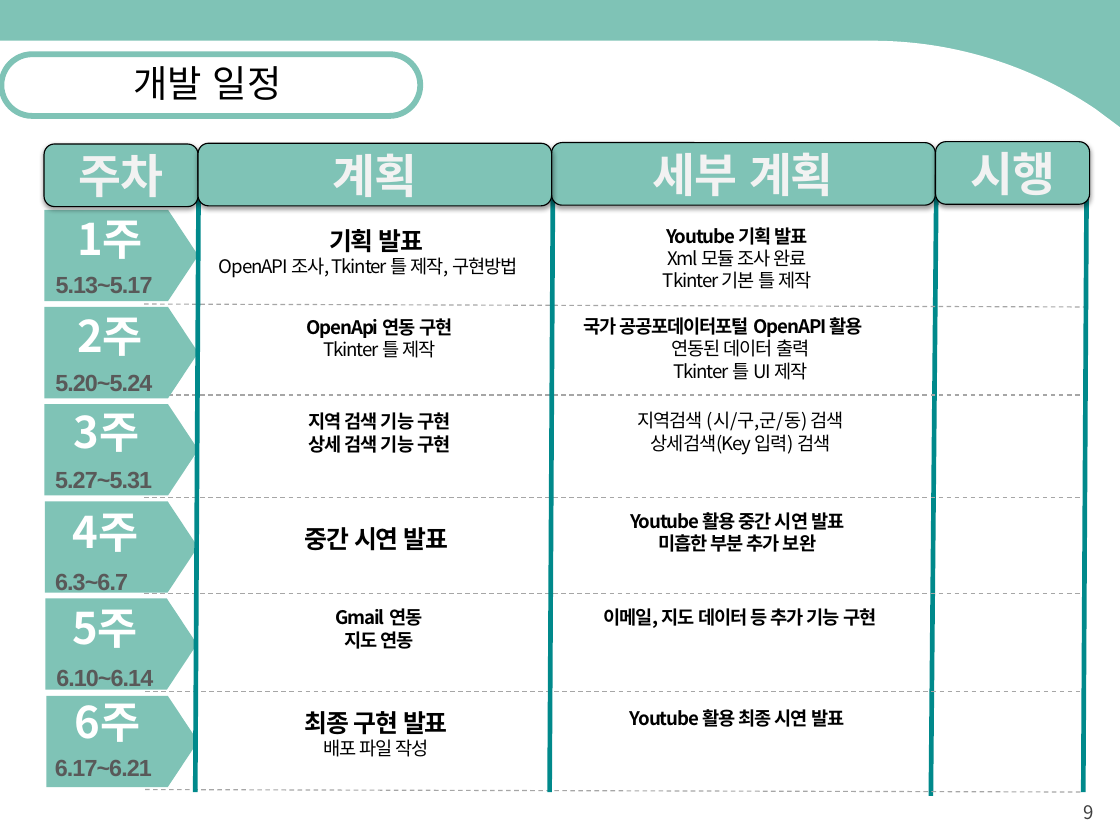
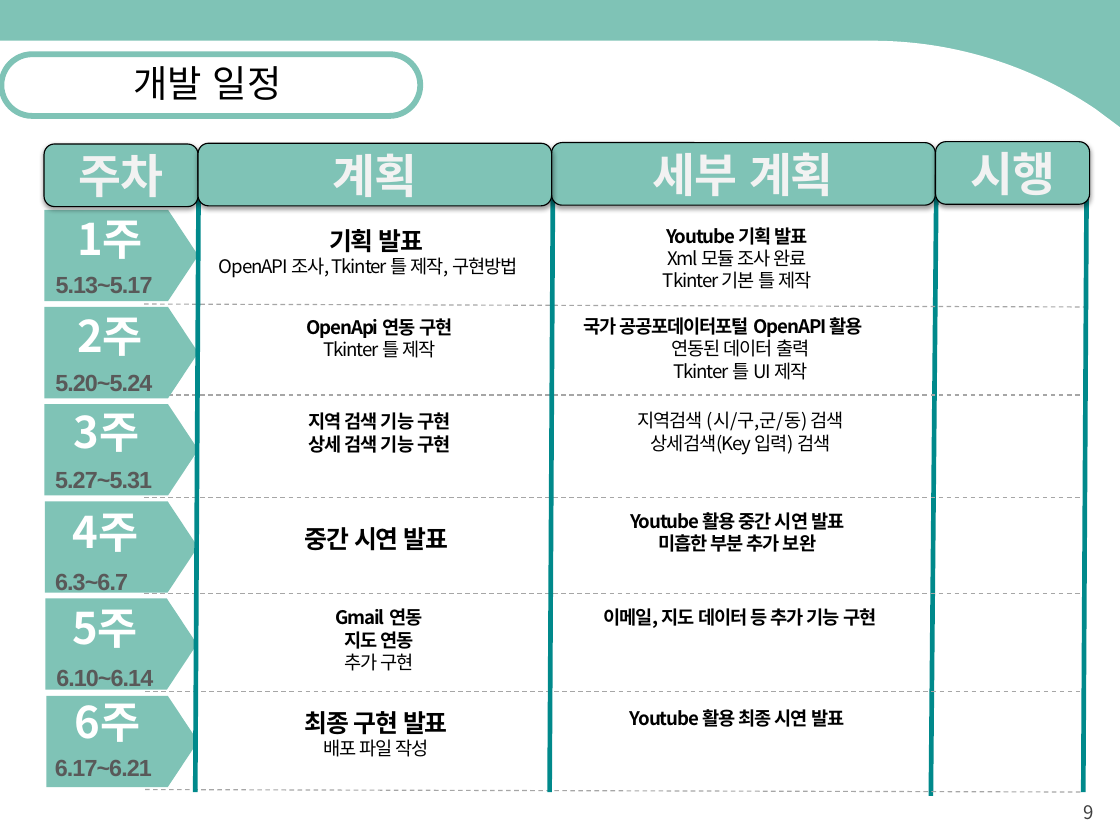
Before and after one commit to kpu2015180/scrtiptP, a slide deck: slide 9 of 기획발표.pptx. Drawn at 1120x840 pixels with LibreOffice and Linux fonts; fonts in the diff are those of the drawing. Boxes give left, top, right and bottom in pixels: in the first picture for what was removed or moved away, otherwise in the second. Text is boxed around its words. In the diff, an @@ line names an element or a change of style, - is before the commit and + after.

```diff
--- a/기획발표.pptx
+++ b/기획발표.pptx
@@ text at bbox=[344, 653, 413, 671]: paragraph added @@
+추가 구현
```
Also in this commit, not shown: 2 other slides changed.
